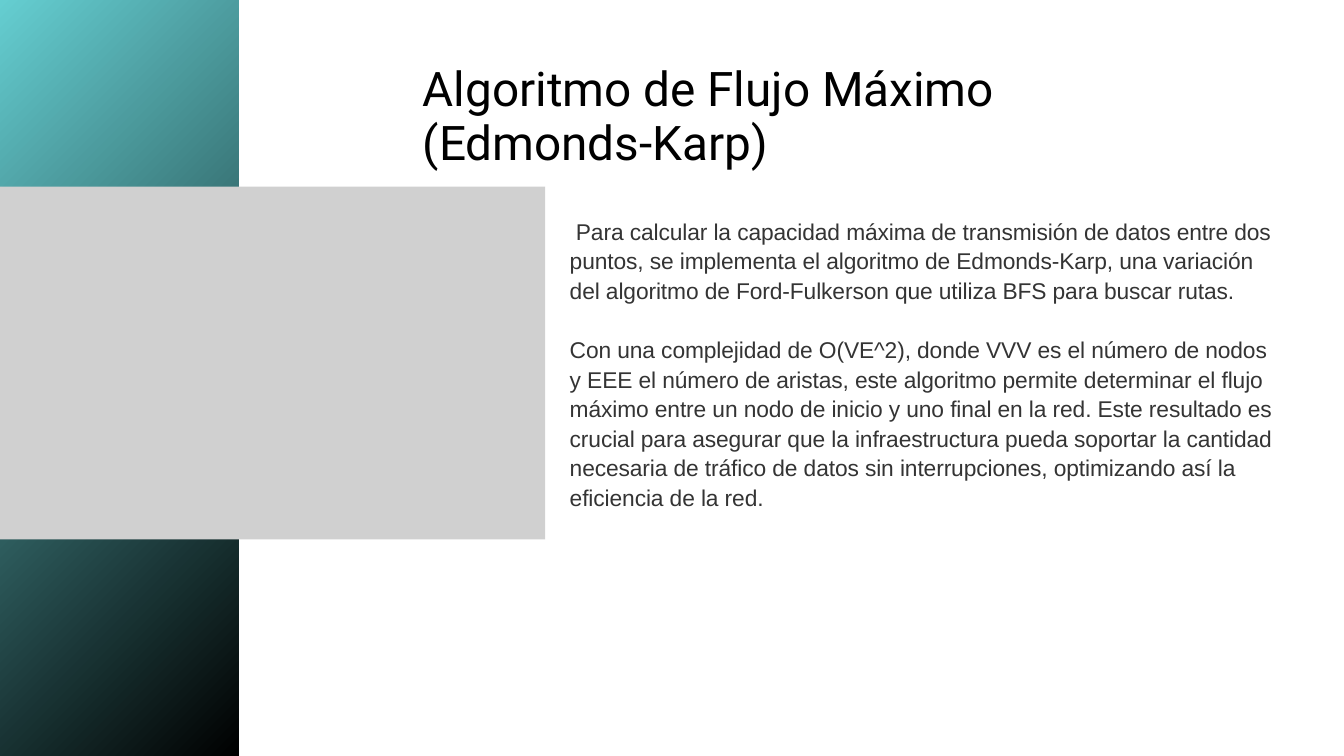
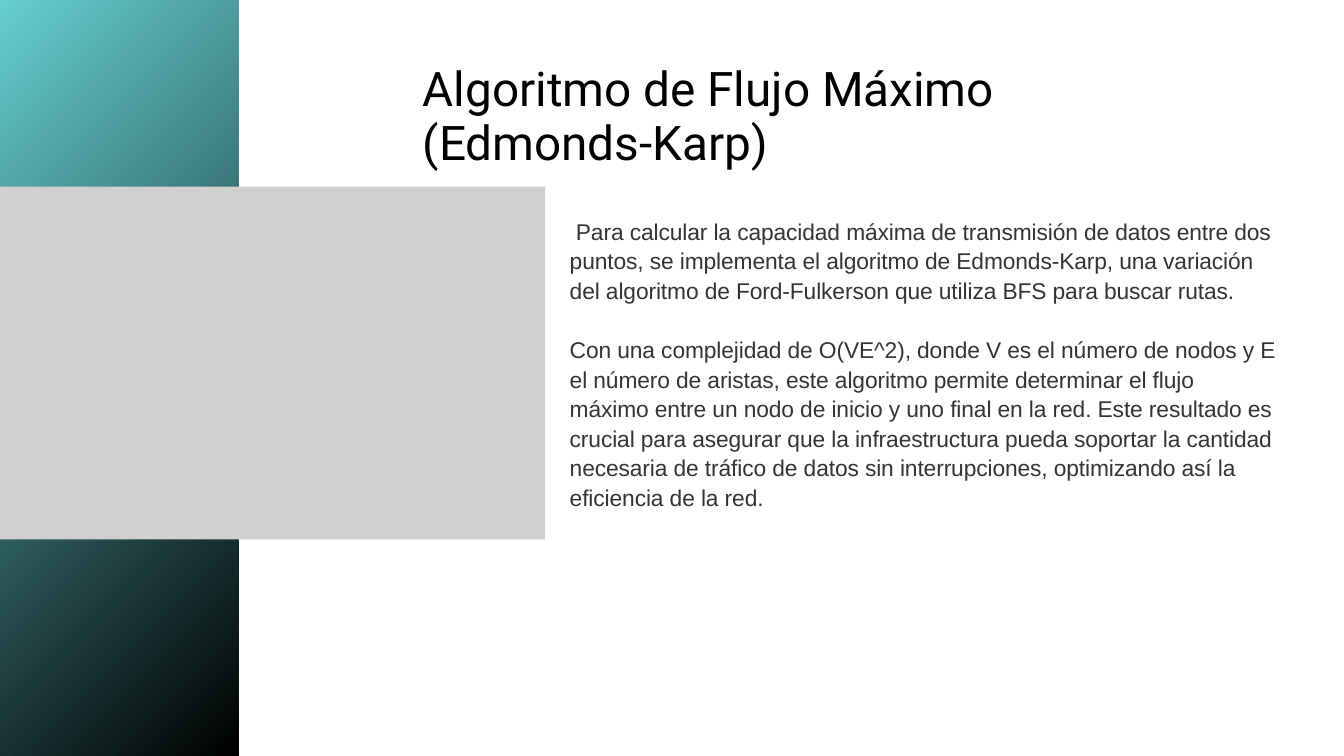
Before and after one commit to El3Du4Rd0/Algoritmos_Avanzados, a slide deck: slide 5 of Equipo_06_main_AI2/Equipo_06_presentacion.pptx. Drawn at 1344x756 pixels with LibreOffice and Linux fonts; fonts in the diff are those of the drawing; grey boxes stand for pictures. Boxes give left, top, right and bottom in pixels: in the first picture for what was removed or moved away, otherwise in the second. Text is boxed around its words. In the diff, an @@ line names an element or a change of style, - is before the commit and + after.

Commit message:
correccion de la presentacion actInt2

```diff
--- a/Equipo_06_main_AI2/Equipo_06_presentacion.pptx
+++ b/Equipo_06_main_AI2/Equipo_06_presentacion.pptx
@@ text at (x1=570, y1=341, x2=1275, y2=507): text changed @@
-Con una complejidad de O(VE^2), donde VVV es el número de nodos y EEE el número de aristas, este algoritmo permite determinar el flujo máximo entre un nodo de inicio y uno final en la red. Este resultado es crucial para asegurar que la infraestructura pueda soportar la cantidad necesaria de tráfico de datos sin interrupciones, optimizando así la eficiencia de la red.
+Con una complejidad de O(VE^2), donde V es el número de nodos y E el número de aristas, este algoritmo permite determinar el flujo máximo entre un nodo de inicio y uno final en la red. Este resultado es crucial para asegurar que la infraestructura pueda soportar la cantidad necesaria de tráfico de datos sin interrupciones, optimizando así la eficiencia de la red.
```
Also in this commit, not shown: 1 other file.
